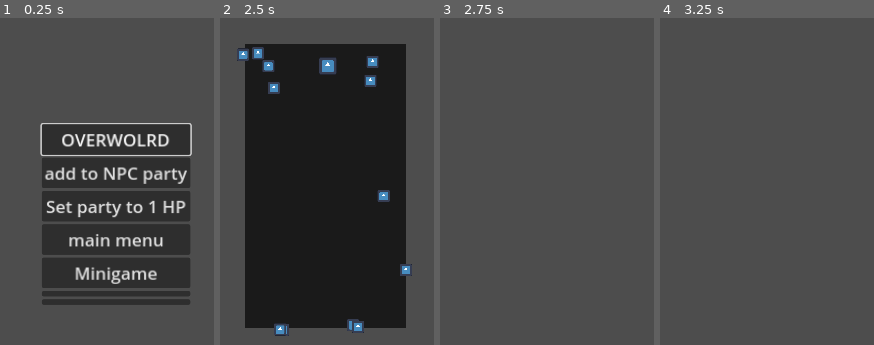
Above: before the commit, frames 1-4 (left to right).
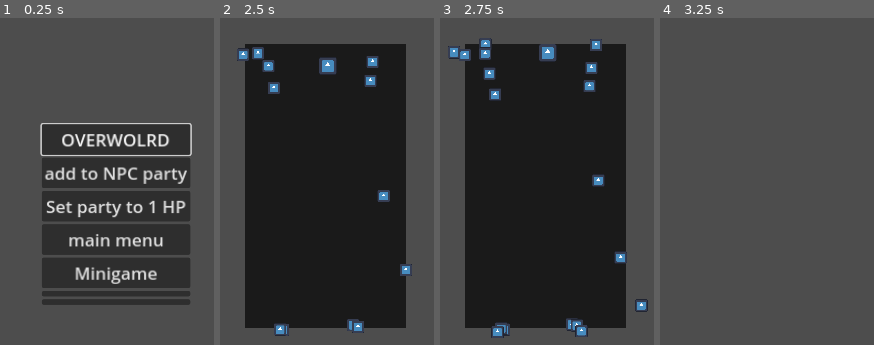
Above: after the commit, the same moments.

Repository: Where-is-my-input/Erratic-Seasons
Game: Godot game, scene res://game_scenes/n_2d_debug_scene.tscn
Two runs of this game, one before a commit and one after it. Both use one fixed random seed, a clock stepped at 60 frames per second and the inputs below. The engine's default icon, where the game draws it, is replaced by a stand-in: a white triangle on a blue panel in a dark square.
Inputs:
- Up to frame 1 (0.25 s): no input
- Up to frame 2 (2.5 s): click "Minigame" at 0.5 s; hold W (up) from 1.28 s (still down)
- Up to frame 3 (2.75 s): keep holding W (up)
- Up to frame 4 (3.25 s): release W (up) at 2.78 s; hold A (left) from 2.78 s (still down)

Frames 1-2 are identical in both runs. In frame 3, 65% of the frame differs, in the area x 3-98%, y 6-98%; in frame 4, nothing differs.

Commit message:
start minigame timer

Diff:
--- a/game_scenes/game_over_minigame/game_over_minigame.gd
+++ b/game_scenes/game_over_minigame/game_over_minigame.gd
@@ -1,6 +1,7 @@
 extends Node2D
 
 @export var difficulty:int = 10
+@onready var tmr_revive = $tmrRevive
 
 #func _init(dif = 100):
 	#difficulty = dif
@@ -18,4 +19,5 @@
 	queue_free()
 
 func _on_despawner_body_exited(body):
+	if tmr_revive.is_stopped(): tmr_revive.start(5 + difficulty * 5)
 	body.queue_free()
--- a/game_scenes/game_over_minigame/game_over_minigame.tscn
+++ b/game_scenes/game_over_minigame/game_over_minigame.tscn
@@ -73,7 +73,6 @@
 [node name="tmrRevive" type="Timer" parent="."]
 wait_time = 2.0
 one_shot = true
-autostart = true
 
 [node name="spawner2" parent="." instance=ExtResource("4_nf712")]
 position = Vector2(190, -7)
